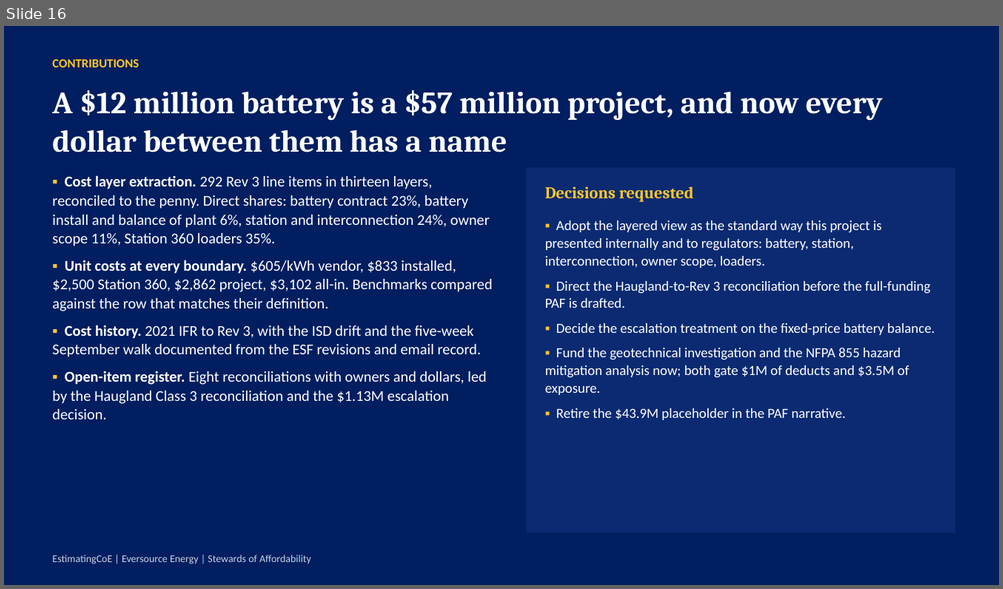
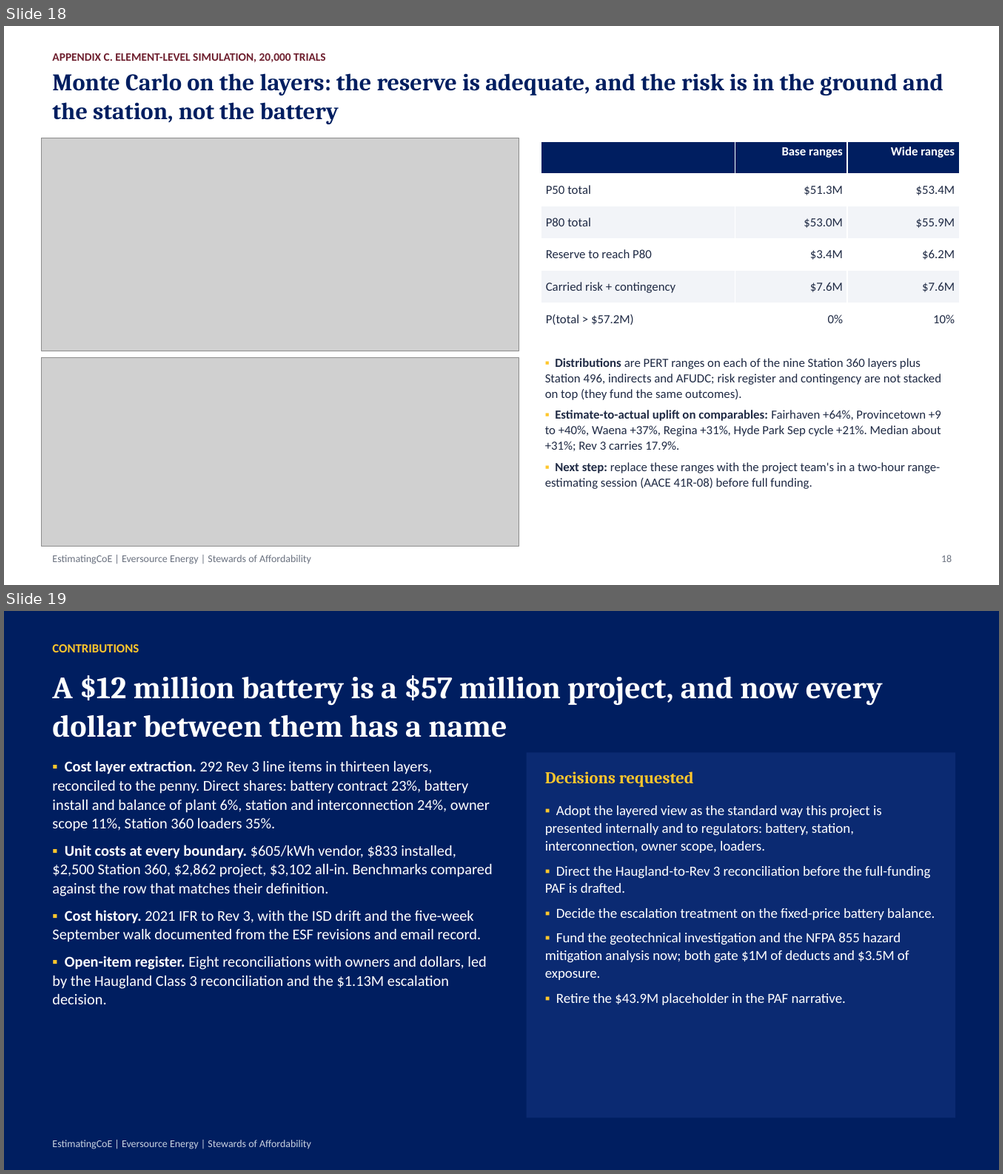
Before and after one commit to gbassaragh/BESS, a slide deck: Hyde Park BESS/6) Cost Analysis Deliverables/Hyde Park BESS - Cost Analysis Deck.pptx. Shown one above the other, each under a label of ours: slide 16 before the commit, slides 18 and 19 after it. The pictures are 1003x589 and 1003x1174 pixels, drawn with LibreOffice and Linux fonts; fonts in the diff are those of the drawing; grey boxes stand for pictures. Boxes give left, top, right and bottom in pixels: in the first picture for what was removed or moved away, otherwise in the second. Text is boxed around its words. In the diff, an @@ line names an element or a change of style, - is before the commit and + after.

```diff
--- a/Hyde Park BESS/6) Cost Analysis Deliverables/Hyde Park BESS - Cost Analysis Deck.pptx
+++ b/Hyde Park BESS/6) Cost Analysis Deliverables/Hyde Park BESS - Cost Analysis Deck.pptx
@@ slide 18 added at (4,26,999,585), background #FFFFFF @@
@@ text added at (52,53,326,62), 11 pt, text #6E1F2E, bold @@
+APPENDIX C. ELEMENT-LEVEL SIMULATION, 20,000 TRIALS
@@ text added at (52,73,943,124), 23 pt, text #001E60, bold @@
+Monte Carlo on the layers: the reserve is adequate, and the risk is in the ground and the station, not the battery
@@ picture added at (41,138,519,352) @@
@@ table added at (541,141,959,335), 6 rows, 3 columns @@
+ | Base ranges | Wide ranges
+P50 total | $51.3M | $53.4M
+P80 total | $53.0M | $55.9M
+Reserve to reach P80 | $3.4M | $6.2M
+Carried risk + contingency | $7.6M | $7.6M
+P(total > $57.2M) | 0% | 10%
@@ picture added at (41,358,519,547) @@
@@ text added at (545,358,941,489), 12 pt, text #1F2A44 @@
+▪ Distributions are PERT ranges on each of the nine Station 360 layers plus Station 496, indirects and AFUDC; risk register and contingency are not stacked on top (they fund the same outcomes).
+▪ Estimate-to-actual uplift on comparables: Fairhaven +64%, Provincetown +9 to +40%, Waena +37%, Regina +31%, Hyde Park Sep cycle +21%. Median about +31%; Rev 3 carries 17.9%.
+▪ Next step: replace these ranges with the project team's in a two-hour range-estimating session (AACE 41R-08) before full funding.
@@ text added at (52,555,311,565), 10 pt, text #6B7280 @@
+EstimatingCoE | Eversource Energy | Stewards of Affordability
@@ text added at (941,555,951,562), 10 pt, text #6B7280 @@
+18
@@ what was slide 16 is now slide 19 @@
```
Also in this commit, not shown: 2 other slides added, 22 other files.
